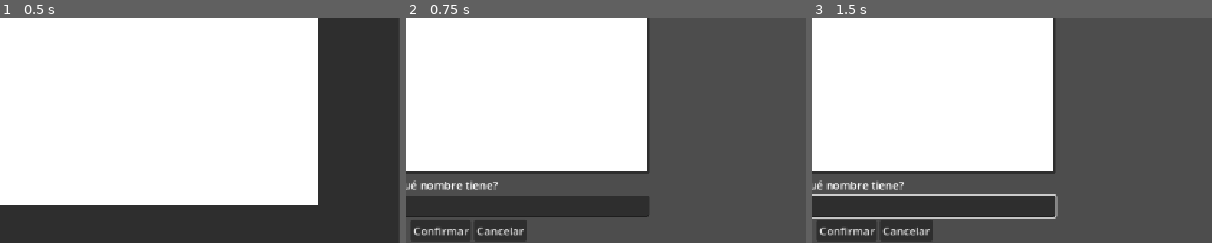
Above: before the commit, frames 1-3 (left to right).
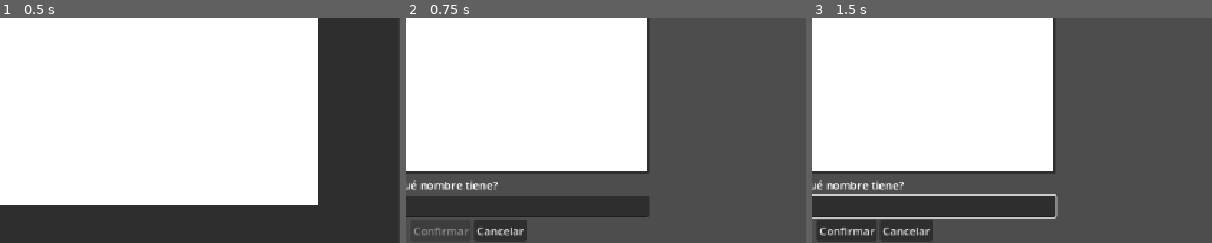
Above: after the commit, the same moments.

Repository: Clovisindo/museo-magico-jam-2
Game: Godot game, scene res://src/canvas.tscn
Same seed, same stepped clock (60 frames per second), same inputs: the game is played once before the commit and once after it. The engine's default icon, where the game draws it, is replaced by a stand-in: a white triangle on a blue panel in a dark square.
Inputs (mouse positions are % of the whole screen's width and height, from its top left):
- Up to frame 1 (0.5 s): no input
- Up to frame 2 (0.75 s): click "Terminar" at 0.5 s
- Up to frame 3 (1.5 s): click (50, 90) at 1.27 s; type "12" at 1.35 s
The pictures show only the part of the screen within x 42-92%, y 48-98%; the shares and areas given below are measured in that part.

Frame 1 is identical in both runs. In frame 2, 0.2% of the frame differs, in the area x 2-16%, y 93-97%; in frame 3, nothing differs.

Commit message:
guardar creaciones como resource

Diff:
--- a/src/canvas.gd
+++ b/src/canvas.gd
@@ -2,8 +2,10 @@
 extends Node2D
 
 const PIECES_DIR := "res://assets/pieces/"
+@onready var canvas_rect: ColorRect = %CanvasRect
 
 func _ready() -> void:
+	%ConfirmButton.disabled = true
 	%Confirmation.hide()
 	%Main.show()
 	# Cargar imágenes:
@@ -14,23 +16,20 @@
 		var scene := preload("res://src/movable_texture_rect/catalog_texture.tscn")
 		var new_catalog_texture: CatalogTexture = scene.instantiate()
 		var texture = load(filepath)
-		new_catalog_texture.target_parent = %CanvasRect
+		new_catalog_texture.target_parent = canvas_rect
 		new_catalog_texture.set_texture(texture)
 		new_catalog_texture.z_index = 100
 		%PieceContainer.add_child(new_catalog_texture)
 
-func create_composite_texture() -> CompositeTexture:
-	var new_composite := CompositeTexture.new()
+func create_exhibit() -> Exhibit:
 	var pieces: Array[TextureRect] = []
-	var positions: Array[Vector2] = []
-	for child: Node in %CanvasRect.get_children():
+	for child: Node in canvas_rect.get_children():
 		if child is MovableTextureRect:
 			var copy := TextureRect.new()
 			copy.texture = child.texture
 			pieces.push_back(copy)
-			positions.push_back(child.position)
-	new_composite.init(pieces, positions)
-	return new_composite
+	var new_exhibit := Exhibit.new(pieces, %LineEdit.text)
+	return new_exhibit
 
 func _on_submit_button_pressed() -> void:
 	%Main.hide()
@@ -43,3 +42,8 @@
 
 func _on_line_edit_text_changed(new_text: String) -> void:
 	%ConfirmButton.disabled = new_text.is_empty()
+
+func _on_confirm_button_pressed() -> void:
+	var new_exhibit := create_exhibit()
+	DirAccess.make_dir_absolute("user://exhibits")
+	ResourceSaver.save(new_exhibit, "user://exhibits/" + new_exhibit.name + ".tres")
--- a/src/canvas.tscn
+++ b/src/canvas.tscn
@@ -123,3 +123,4 @@
 
 [connection signal="pressed" from="CanvasLayer/MarginContainer/Main/HBoxContainer/PanelContainer/MarginContainer/SubmitButton" to="." method="_on_submit_button_pressed"]
 [connection signal="text_changed" from="CanvasLayer/MarginContainer/Confirmation/ConfirmationContainer/LineEdit" to="." method="_on_line_edit_text_changed"]
+[connection signal="pressed" from="CanvasLayer/MarginContainer/Confirmation/ConfirmationContainer/HBoxContainer/ConfirmButton" to="." method="_on_confirm_button_pressed"]
--- a/src/composite_texture.gd
+++ /dev/null
@@ -1,7 +0,0 @@
-class_name CompositeTexture
-extends TextureRect
-
-func init(textures: Array[TextureRect], positions: Array[Vector2]) -> void:
-	for i in range(textures.size()):
-		add_child(textures[i])
-		textures[i].position = positions[i]
--- /dev/null
+++ b/src/exhibit.gd
@@ -0,0 +1,12 @@
+class_name Exhibit
+extends Resource
+
+@export var name: String
+@export var textures: Array[Texture2D]
+@export var positions: Array[Vector2]
+
+func _init(texture_rects: Array[TextureRect], name_: String) -> void:
+	for texture: TextureRect in texture_rects:
+		textures.push_back(texture.texture)
+		positions.push_back(texture.position)
+		name = name_
--- a/src/movable_texture_rect/catalog_texture.gd
+++ b/src/movable_texture_rect/catalog_texture.gd
@@ -38,7 +38,7 @@
 	# Controlar que quede dentro del lienzo
 	var texture_rect := Rect2(texture.get_global_rect())
 	texture_rect.size = texture.texture.get_size()
-	print(target_parent.get_global_rect())
-	print(texture_rect)
+	#print(target_parent.get_global_rect())
+	#print(texture_rect)
 	if not target_parent.get_global_rect().encloses(texture_rect):
 		texture.queue_free()
Not shown, changed: assets/Drawings/test1.tres
Not shown, removed: src/composite_texture.gd.uid
Not shown, added: src/exhibit.gd.uid
